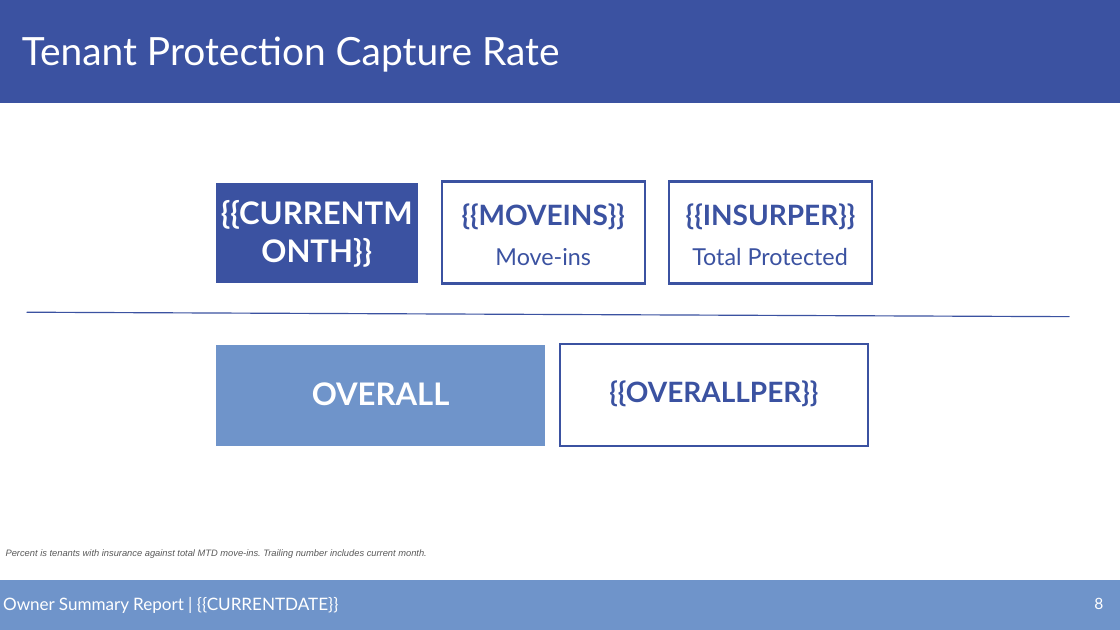
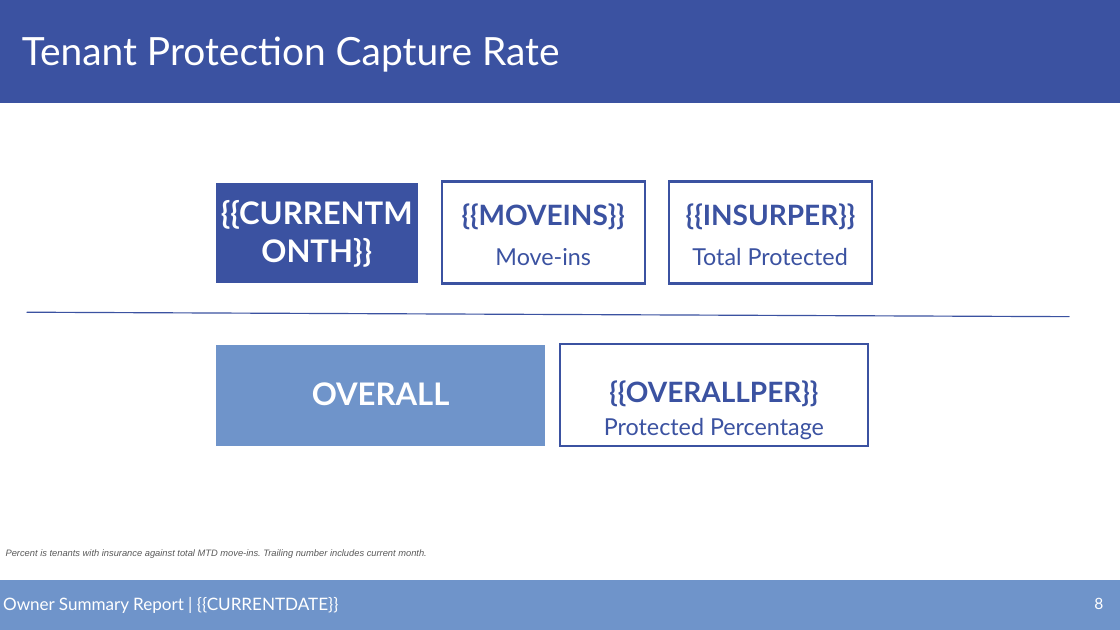
Before and after one commit to alexandermburke/ProformaBuilder, a slide deck: slide 8 of storeinsight/public/OWNERTEMPLATE.pptx. Drawn at 1120x630 pixels with LibreOffice and Linux fonts; fonts in the diff are those of the drawing; background and template pictures are left out. Boxes give left, top, right and bottom in pixels: in the first picture for what was removed or moved away, otherwise in the second. Text is boxed around its words. In the diff, an @@ line names an element or a change of style, - is before the commit and + after.

```diff
--- a/storeinsight/public/OWNERTEMPLATE.pptx
+++ b/storeinsight/public/OWNERTEMPLATE.pptx
@@ text added at <box>604,418,824,440</box>, 30 pt, text #3B52A1 @@
+Protected Percentage
```
Also in this commit, not shown: 1 other slide changed, 2 other files.
